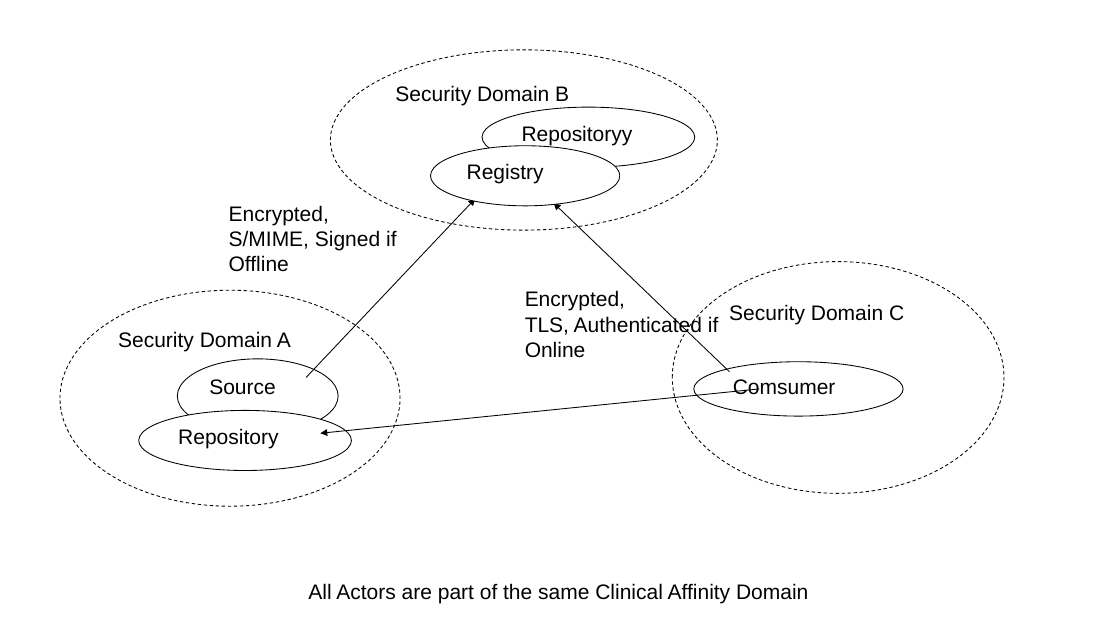
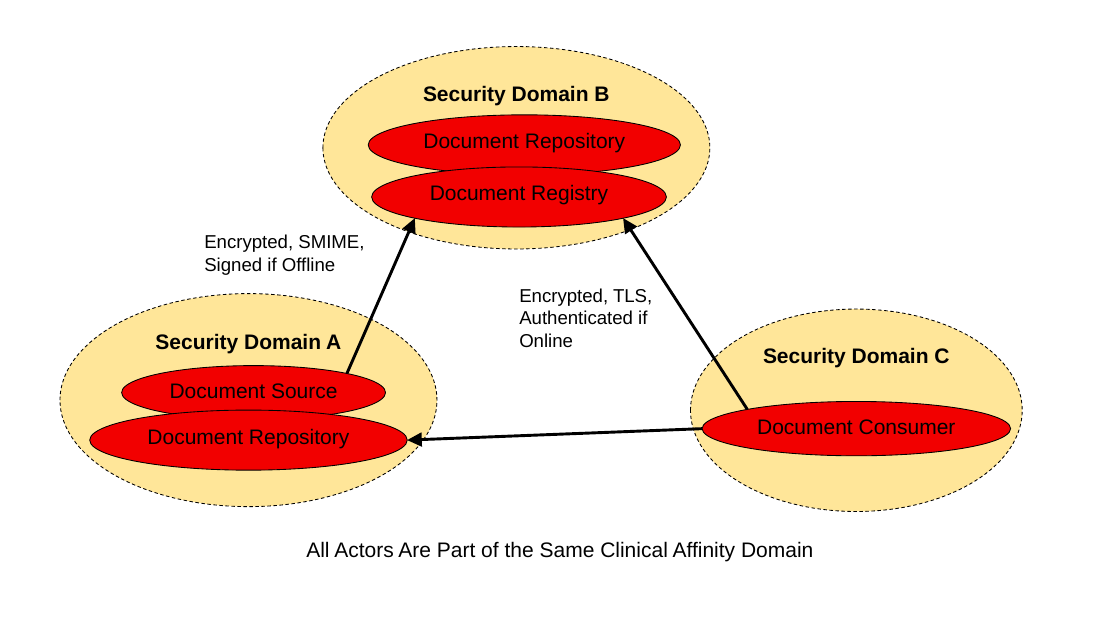
Before and after one commit to IHE/publications, a slide deck: slide 1 of ITI/TF/Volume1/media/Figure_10.7.1-1.pptx. Drawn at 1120x630 pixels with LibreOffice and Linux fonts; fonts in the diff are those of the drawing. Boxes give left, top, right and bottom in pixels: in the first picture for what was removed or moved away, otherwise in the second. Text is boxed around its words. In the diff, an @@ line names an element or a change of style, - is before the commit and + after.

Commit message:
addded updated Figure 10.7.1-1 (pptx and png files)

```diff
--- a/ITI/TF/Volume1/media/Figure_10.7.1-1.pptx
+++ b/ITI/TF/Volume1/media/Figure_10.7.1-1.pptx
@@ ellipse "Security Domain B": place and size @@
-ellipse "Security Domain B" at <box>330,50,718,230</box>
+ellipse "Security Domain B" at <box>323,46,710,249</box>
@@ ellipse added at <box>368,115,681,176</box>, fill #F20000, outline #000000 0.75 pt, 18 pt, text #000000 @@
+Document Repository
@@ ellipse removed at <box>482,108,695,168</box> @@
-Repositoryy
@@ ellipse "Document Registry": place and size @@
-ellipse "Document Registry" at <box>431,145,620,206</box>
+ellipse "Document Registry" at <box>371,167,666,228</box>
@@ text in ellipse at <box>430,184,608,205</box>: text changed @@
-Registry
+Document Registry
@@ text at <box>204,234,364,275</box>: text changed; size 18 to 16 pt @@
-Encrypted,
-S/MIME, Signed if Offline
+Encrypted, SMIME, Signed if Offline
@@ arrow moved from (306, 377) - (476, 199) to (347, 374) - (415, 218) @@
@@ arrow (347, 374) - (415, 218): stroke #000000 0.75 pt to #000000 2.5 pt @@
@@ arrow moved from (554, 203) - (729, 372) to (748, 409) - (623, 218) @@
@@ arrow (748, 409) - (623, 218): stroke #000000 0.75 pt to #000000 2.5 pt; arrowheads changed @@
@@ ellipse "Security Domain A": place and size @@
-ellipse "Security Domain A" at <box>60,291,400,507</box>
+ellipse "Security Domain A" at <box>60,294,437,507</box>
@@ text at <box>519,288,652,348</box>: text changed; size 18 to 16 pt @@
-Encrypted,
-TLS, Authenticated if Online
+Encrypted, TLS, Authenticated if Online
@@ bold on; alignment left to centre; fill #FFFFFF to #FFE699 in 3 elements at <box>323,46,710,249</box>, <box>60,294,437,507</box>, <box>691,309,1023,512</box> @@
@@ ellipse "Security Domain C": place and size @@
-ellipse "Security Domain C" at <box>672,261,1004,493</box>
+ellipse "Security Domain C" at <box>691,309,1023,512</box>
@@ fill #FFFFFF to #F20000 in 3 elements at <box>90,410,408,471</box>, <box>371,167,666,228</box>, <box>122,365,386,419</box> @@
@@ ellipse "Document Source": place and size @@
-ellipse "Document Source" at <box>177,359,338,434</box>
+ellipse "Document Source" at <box>122,365,386,419</box>
@@ text in ellipse at <box>170,383,338,399</box>: text changed @@
-Source
+Document Source
@@ ellipse removed at <box>694,362,903,417</box> @@
-Comsumer
@@ ellipse "Document Repository": place and size @@
-ellipse "Document Repository" at <box>139,411,351,471</box>
+ellipse "Document Repository" at <box>90,410,408,471</box>
@@ ellipse added at <box>702,402,1011,456</box>, fill #F20000, outline #000000 0.75 pt, 18 pt, text #000000 @@
+Document Consumer
@@ text in ellipse at <box>147,428,349,448</box>: text changed @@
-Repository
+Document Repository
@@ arrow moved from (760, 389) - (320, 434) to (702, 429) - (408, 440) @@
@@ arrow (702, 429) - (408, 440): stroke #000000 0.75 pt to #000000 2.5 pt @@
@@ text at <box>306,541,813,562</box>: text changed @@
-All Actors are part of the same Clinical Affinity Domain
+All Actors Are Part of the Same Clinical Affinity Domain
```
Also in this commit, not shown: 1 other file.
